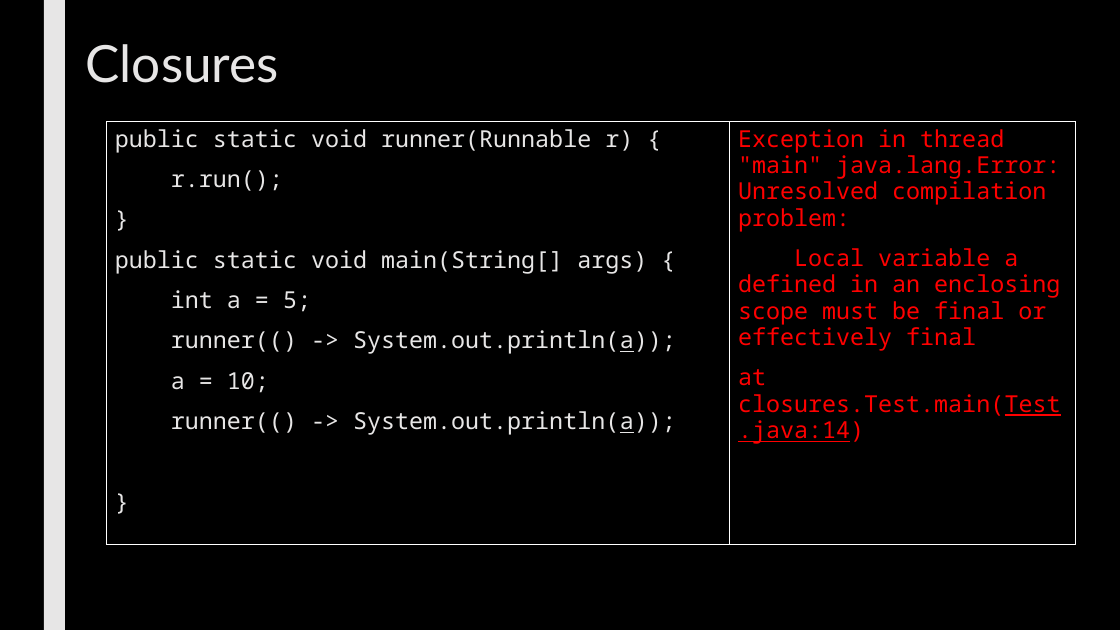
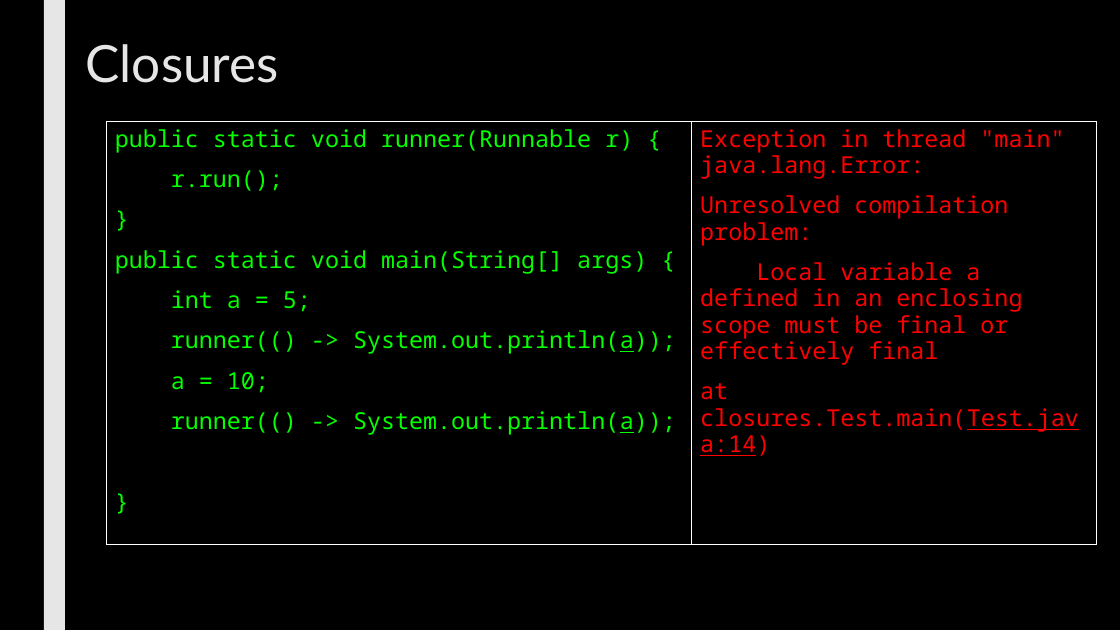
Before and after one commit to max7patek/metaprogramming, a slide deck: slide 7 of slides/07-JavaReflection.pptx. Drawn at 1120x630 pixels with LibreOffice and Linux fonts; fonts in the diff are those of the drawing. Boxes give left, top, right and bottom in pixels: in the first picture for what was removed or moved away, otherwise in the second. Text is boxed around its words. In the diff, an @@ line names an element or a change of style, - is before the commit and + after.

Commit message:
final changes to Java slides

```diff
--- a/slides/07-JavaReflection.pptx
+++ b/slides/07-JavaReflection.pptx
@@ rectangle "public static void runner(Runnable r) ..." resized from (x1=107, y1=122, x2=730, y2=545) to (x1=107, y1=122, x2=692, y2=545) @@
@@ rectangle "public static void runner(Runnable r) ..." at (x1=107, y1=122, x2=692, y2=545): text colour #E7E6E6 to #05FF00 @@
@@ rectangle "Exception in thread "main" java.lang.Error:" resized from (x1=730, y1=122, x2=1076, y2=545) to (x1=692, y1=122, x2=1097, y2=545) @@
@@ text in rectangle at (x1=700, y1=129, x2=1064, y2=246): text changed @@
-Exception in thread "main" java.lang.Error: Unresolved compilation problem:
+Exception in thread "main" java.lang.Error:
+Unresolved compilation problem:
```
Also in this commit, not shown: 11 other slides changed.
